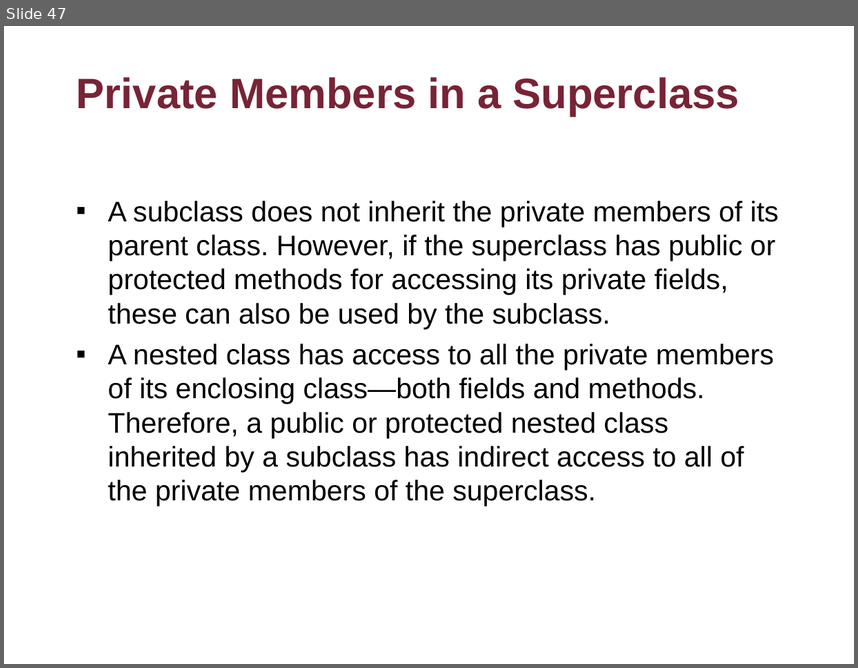
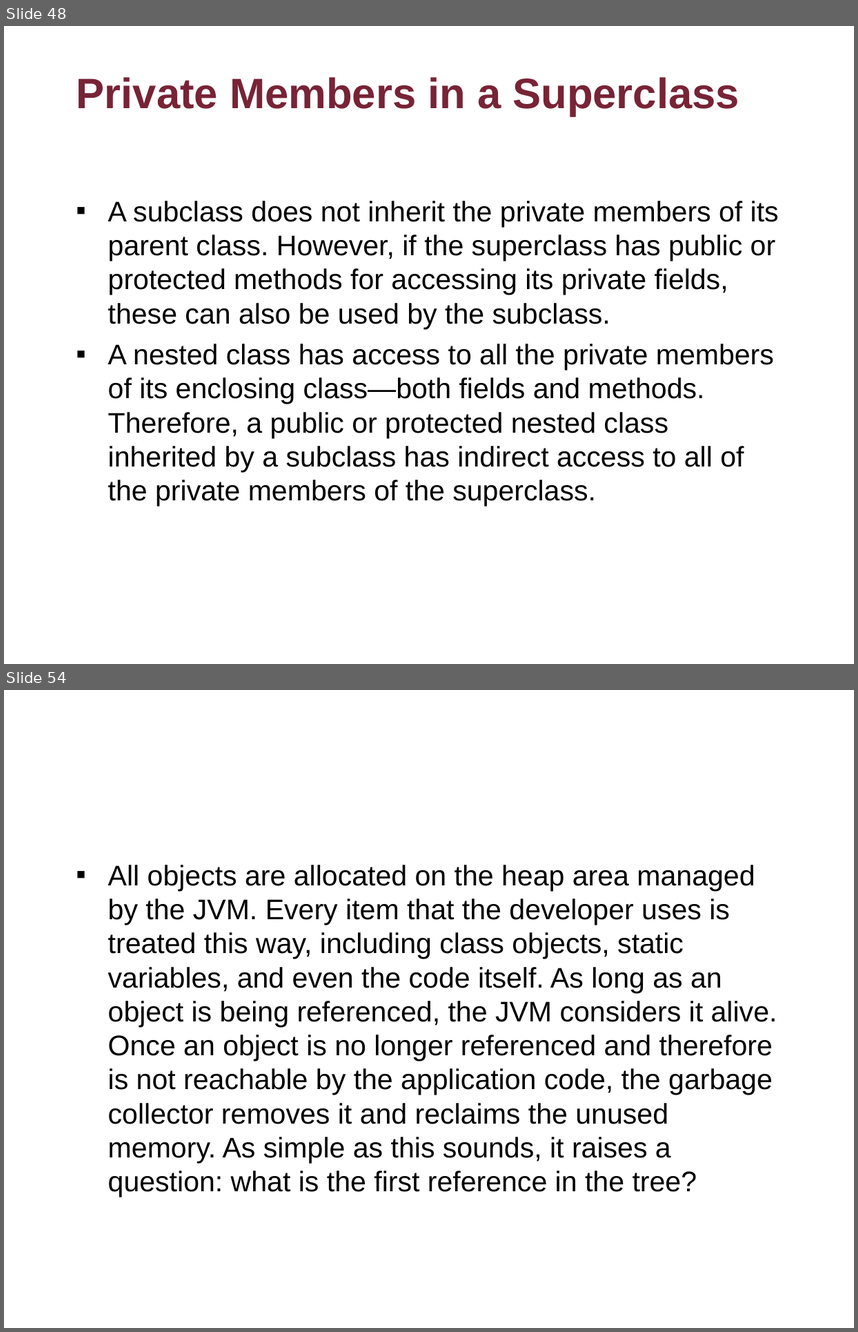
Before and after one commit to flyworker/java-workshop, a slide deck: Advanced Java Workshop-Concordia.ppt. Shown one above the other, each under a label of ours: slide 47 before the commit, slides 48 and 54 after it; the slides between them are not shown. The pictures are 858x668 and 858x1332 pixels, drawn with LibreOffice and Linux fonts; fonts in the diff are those of the drawing; background and template pictures are left out. Boxes give left, top, right and bottom in pixels: in the first picture for what was removed or moved away, otherwise in the second. Text is boxed around its words. In the diff, an @@ line names an element or a change of style, - is before the commit and + after.

```diff
--- a/Advanced Java Workshop-Concordia.ppt
+++ b/Advanced Java Workshop-Concordia.ppt
@@ slide 54 added at (4, 690, 854, 1328), background picture (left out) @@
@@ text added at (108, 865, 777, 1197), 24 pt, text #000000 @@
+▪ All objects are allocated on the heap area managed by the JVM. Every item that the developer uses is treated this way, including class objects, static variables, and even the code itself. As long as an object is being referenced, the JVM considers it alive. Once an object is no longer referenced and therefore is not reachable by the application code, the garbage collector removes it and reclaims the unused memory. As simple as this sounds, it raises a question: what is the first reference in the tree?
@@ what was slide 47 is now slide 48 @@
```
Also in this commit, not shown: 24 other slides added, 9 other files.
